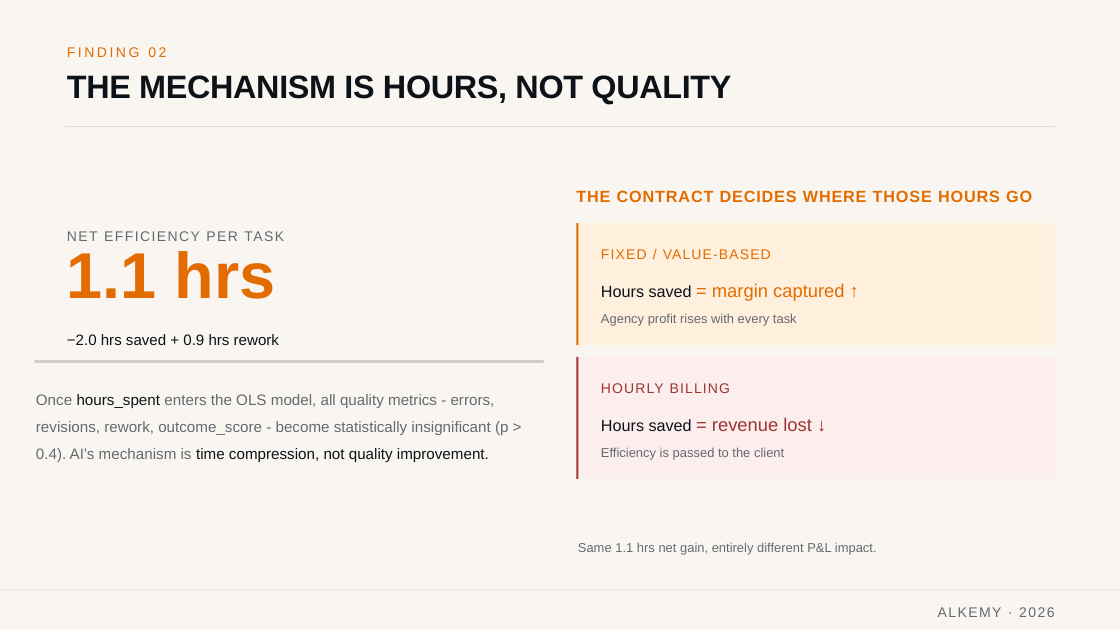
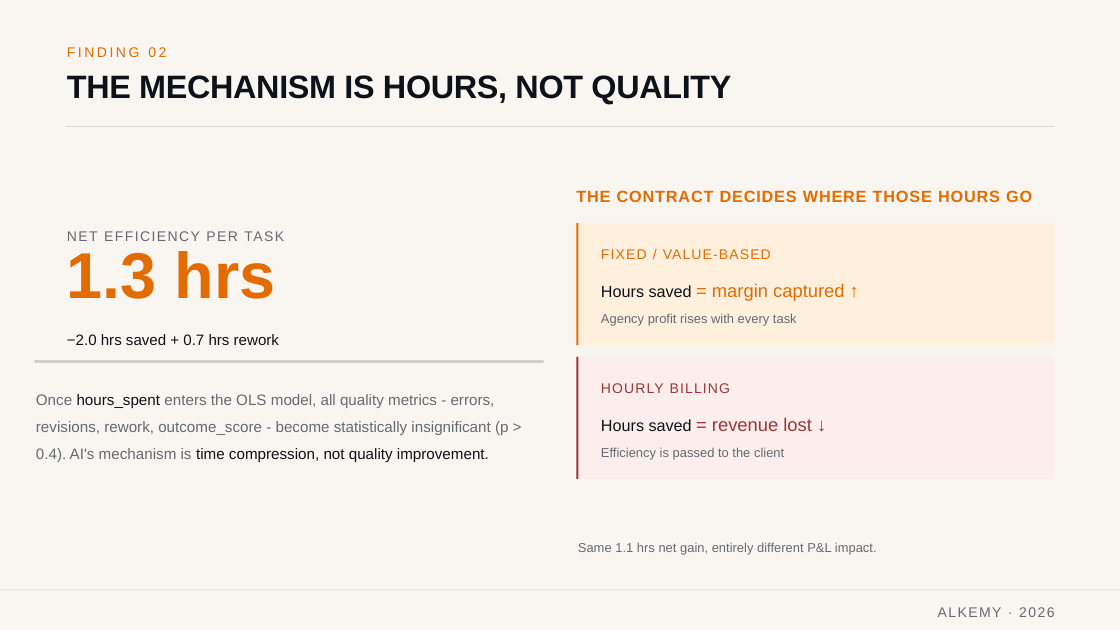
Before and after one commit to tabbba/Machine-Learning-810161, a slide deck: slide 5 of Alkemy_Business_Presentation_1final1.pptx. Drawn at 1120x630 pixels with LibreOffice and Linux fonts; fonts in the diff are those of the drawing. Boxes give left, top, right and bottom in pixels: in the first picture for what was removed or moved away, otherwise in the second. Text is boxed around its words. In the diff, an @@ line names an element or a change of style, - is before the commit and + after.

```diff
--- a/Alkemy_Business_Presentation_1final1.pptx
+++ b/Alkemy_Business_Presentation_1final1.pptx
@@ text at <box>67,251,276,299</box>: text changed @@
-1.1 hrs
+1.3 hrs
@@ text at <box>67,334,279,345</box>: text changed @@
-−2.0 hrs saved + 0.9 hrs rework
+−2.0 hrs saved + 0.7 hrs rework
```
Also in this commit, not shown: 6 other slides changed, 2 other files.
